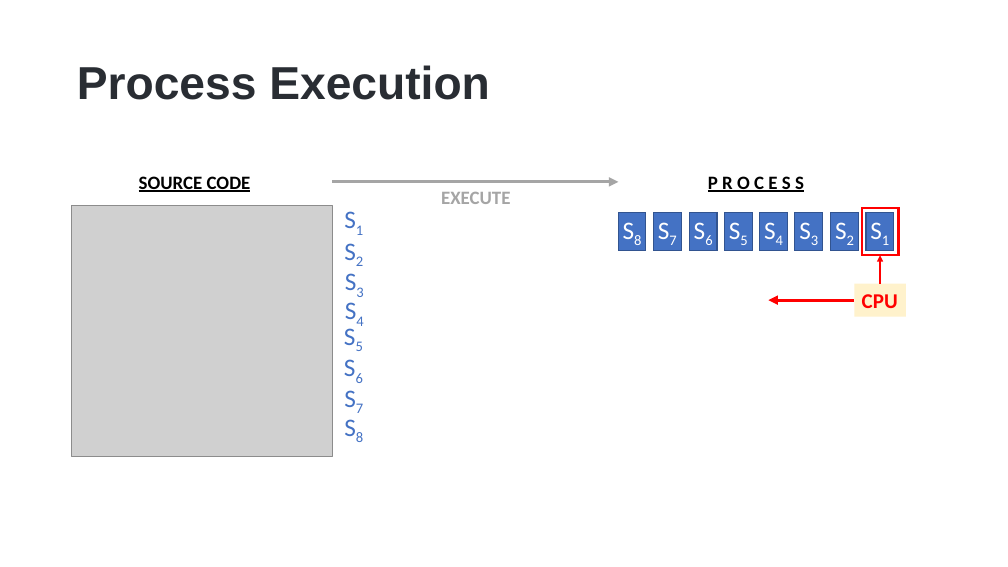
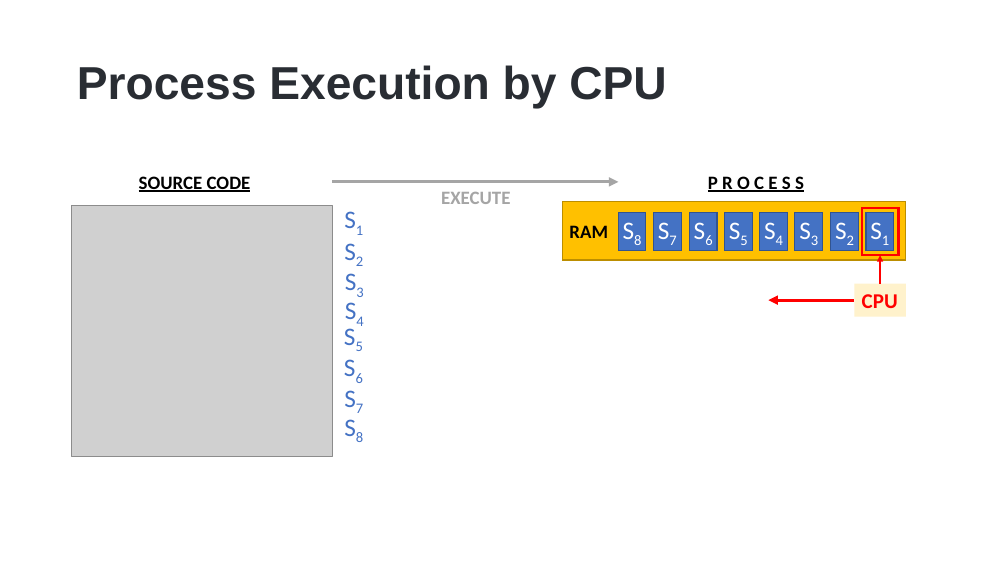
Before and after one commit to hikalkan/presentations, a slide deck: slide 5 of 2023-06-01 Dealing with Concurrency - Multi-Threading in Dotnet/Dotnet-Multi-Threading.pptx. Drawn at 1008x567 pixels with LibreOffice and Linux fonts; fonts in the diff are those of the drawing; grey boxes stand for pictures; background and template pictures are left out. Boxes give left, top, right and bottom in pixels: in the first picture for what was removed or moved away, otherwise in the second. Text is boxed around its words. In the diff, an @@ line names an element or a change of style, - is before the commit and + after.

```diff
--- a/2023-06-01 Dealing with Concurrency - Multi-Threading in Dotnet/Dotnet-Multi-Threading.pptx
+++ b/2023-06-01 Dealing with Concurrency - Multi-Threading in Dotnet/Dotnet-Multi-Threading.pptx
@@ title at [77, 65, 666, 109]: text changed @@
-Process Execution
+Process Execution by CPU
@@ rectangle added at [562, 202, 906, 260], fill #FFC000, outline #BD8E00 1 pt, 18 pt, text #000000, bold @@
+RAM
```
Also in this commit, not shown: 5 other slides changed, 1 other file.
